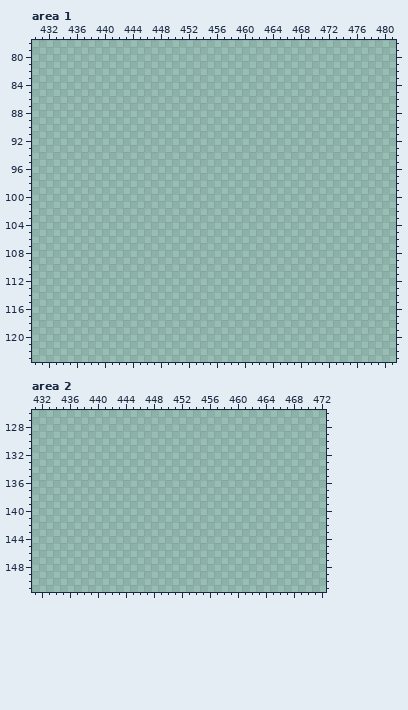
Edited in one commit: pixel-art file (external/aseprite/the_book.ase). The picture above was drawn from the file before the commit.
512x1024 pixels, 1 frame. Colours within 5 levels of each other are drawn and written as one. Shown: area 1: x 430..481, y 78..123; area 2: x 431..472, y 126..151. The commit also changed other parts of the picture, which this record leaves out.
The same view after the edit:
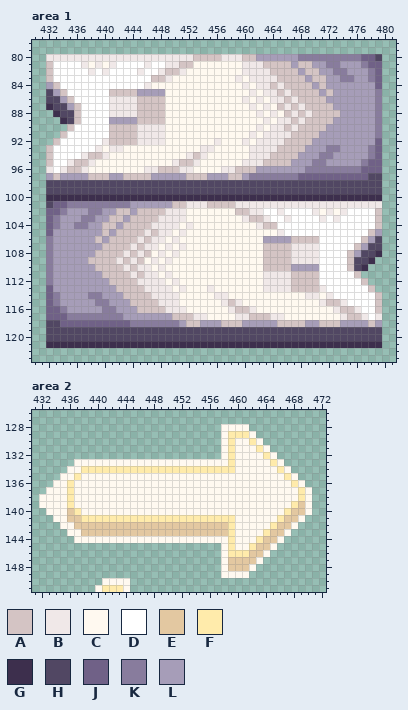
Palette (. is transparent): A #d4c4c4  B #f0e8e8  C #fff9f0  D #ffffff  E #e3c8a1  F #ffebab  G #3d2f4d  H #514763  J #706187  K #887c9d  L #a69db8
Difference:
Changed rows in their new state; - is an unchanged pixel.
Area 1, layer "Objects":
first column x 432:
 80 BBBBBBBBBBBBBBBBBBBBBAAAABBBAALLLLLLKKKKKKKKKJJH
 81 ADDDDBCBCBDDDDBDDBBAACCCCCCCBBBAAAALAALLKKLLLKJJ
 82 ADDDDDBDBDDDDBDDBAABCCCCCCCCBBBBAAAALAALLKKLLLKJ
 83 ADDDDDDDDDDDDDDAABCCCCCCCCCBCBBBBAAAALAALLKKLLKJ
 84 LADDDDDDDDDDDDBCCCCCCCCCCCCCBCBBABAAAALALLLLLLLJ
 85 HLADDDDDDAAAALLLLCCCCCCCCCCCCBCBBABAAAALALLLLLLK
 86 HHLADDDDDBBBBAAAACCCCCCCCCCCBCBCBBABAAAALLLLLLLK
 87 GHHLADDDDBBBBAAAACCCCCCCCCCCCBCBCABABAAAALLLLLLK
 88 -GHHADDDDBBBBAAAACCCCCCCCCCCCCBCBCABABAAAALLLLLK
 89 --GHADDDDLLLLAAAACCCCCCCCCCCCCCBCBBABAAAALLLLLLK
 90 ---ADDDDDAAAABBBBCCCCCCCCCCCCCBCBBABAAAALLLLLLLK
 91 --ADDDDDDAAAABBBBCCCCCCCCCCCCBCBBBBAAAALLLLLLLLK
 92 -ADDDDDDBAAAABBBBCCCCCCCBCCCBCBBBBAAAALLLLLLLLLJ
 93 ADDDDDDBCBBCCCCCCCCCCCBBCCCCCBBBBAAAALLLKKLLLLKJ
 94 ADDDDBAABCCCCCCCCCCCBABCCCCCCBBBAAAALLLKKLLLLLKJ
 95 ADDBAABCCCCCCCCCCCBAABCCCCCCBBBAAAALLLKKLLLLLKJJ
 96 BDBAABCCCCCCCCBBAAABBCCCCBBAAALLLLLLLKKKKKKKKJJJ
 97 LALLLLAAALLAAAALLLLLAAALLLAALKKKKKKKJJJJJJJJJJHH
 98 HHHHHHHHHHHHHHHHHHHHHHHHHHHHHHHHHHHHHHHHHHHHHHHH
 99 HHHHHHHHHHHHHHHHHHHHHHHHHHHHHHHHHHHHHHHHHHHHHHHH
100 GGGGGGGGGGGGGGGGGGGGGGGGGGGGGGGGGGGGGGGGGGGGGGGG
101 HJJKKKKKKKKKLLLLLLAABBBAAAABBBBBBBBBBBBBBBBBBBBB
102 JJKLLLKKLLAALAAAABBBCCCCCCCAABBDDBDDDDBCBCBDDDDA
103 JKLLLKKLLAALAAAABBBBCCCCCCCCBAABDDBDDDDBDBDDDDDA
104 JKLLKKLLAALAAAABBBBCBCCCCCCCCCBAADDDDDDDDDDDDDDA
105 JLLLLLLLALAAAABABBCBCCCCCCCCCCCCCBDDDDDDDDDDDDAL
106 KLLLLLLALAAAABABBCBCCCCCCCCCCCCLLLLAAAADDDDDDALH
107 KLLLLLLLAAAABABBCBCBCCCCCCCCCCCAAAABBBBDDDDDALHH
108 KLLLLLLAAAABABACBCBCCCCCCCCCCCCAAAABBBBDDDDALHHG
109 KLLLLLAAAABABACBCBCCCCCCCCCCCCCAAAABBBBDDDDAHHG-
110 KLLLLLLAAAABABBCBCCCCCCCCCCCCCCAAAALLLLDDDDAHG--
111 KLLLLLLLAAAABABBCBCCCCCCCCCCCCCBBBBAAAADDDDDA---
112 KLLLLLLLLAAAABBBBCBCCCCCCCCCCCCBBBBAAAADDDDDDA--
113 JLLLLLLLLLAAAABBBBCBCCCBCCCCCCCBBBBAAAABDDDDDDA-
114 JKLLLLKKLLLAAAABBBBCCCCCBBCCCCCCCCCCCBBCBDDDDDDA
115 JKLLLLLKKLLLAAAABBBCCCCCCBABCCCCCCCCCCCBAABDDDDA
116 JJKLLLLLKKLLLAAAABBBCCCCCCBAABCCCCCCCCCCCBAABDDA
117 JJJKKKKKKKKLLLLLLLAAABBCCCCBBAAABBCCCCCCCCBAABDB
118 HHJJJJJJJJJJKKKKKKKLAALLLAAALLLLLAAAALLAAALLLLAL
119 HHHHHHHHHHHHHHHHHHHHHHHHHHHHHHHHHHHHHHHHHHHHHHHH
120 HHHHHHHHHHHHHHHHHHHHHHHHHHHHHHHHHHHHHHHHHHHHHHHH
121 GGGGGGGGGGGGGGGGGGGGGGGGGGGGGGGGGGGGGGGGGGGGGGGG
Area 2, layer "Objects":
first column x 432:
128 --------------------------CCCC---------
129 --------------------------CFFFC--------
130 --------------------------CFCCFC-------
131 --------------------------CFCCCFC------
132 --------------------------CFCCCCFC-----
133 -----CCCCCCCCCCCCCCCCCCCCCCFCCCCCFC----
134 ----CCFFFFFFFFFFFFFFFFFFFFFFCCCCCCFC---
135 ---CCFCCCCCCCCCCCCCCCCCCCCCCCCCCCCCFC--
136 --CCFCCCCCCCCCCCCCCCCCCCCCCCCCCCCCCCFC-
137 -CCCFCCCCCCCCCCCCCCCCCCCCCCCCCCCCCCCCFC
138 CCCCFCCCCCCCCCCCCCCCCCCCCCCCCCCCCCCCCFC
139 CCCCFCCCCCCCCCCCCCCCCCCCCCCCCCCCCCCCFEC
140 -CCCEFCCCCCCCCCCCCCCCCCCCCCCCCCCCCCFEEC
141 --CCEEFFFFFFFFFFFFFFFFFFFFFFCCCCCCFEEC-
142 ---CCEEEEEEEEEEEEEEEEEEEEEEFCCCCCFEEC--
143 ----CCEEEEEEEEEEEEEEEEEEEEEFCCCCFEEC---
144 -----CCCCCCCCCCCCCCCCCCCCCCFCCCFEEC----
145 --------------------------CFCCFEEC-----
146 --------------------------CFFFEEC------
147 --------------------------CEEEEC-------
148 --------------------------CEEEC--------
149 --------------------------CCCC---------
150 ---------CCCC--------------------------
151 --------CFFFC--------------------------
Changed places in both pictures, as pixel boxes (x1, y1, x2, y2):
added: (46, 54, 382, 348)
added: (39, 424, 312, 578)
added: (95, 578, 130, 592)
